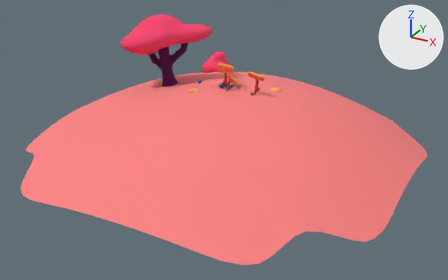
Renders of the Blender file assets/models/mainMenu.blend from each side of a commit.
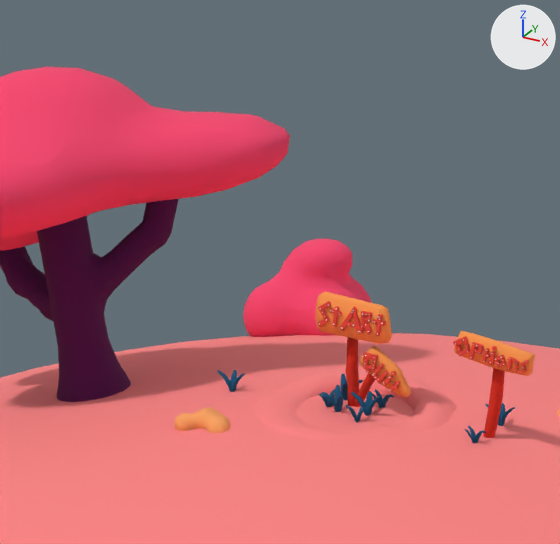
Each version is shown whole from a 50 mm camera at (41.4, -75.6, 32.7) aimed at (1.3, -2.7, -3.7), then close up on the part from 33% to 60% of the width and 0% to 42% of the height. The axes (+X, +Y, +Z) are drawn at upper right. The lights are the same throughout.

The first close-up shows 'Bush1', 'Collection', 'Collection.010', 'OptionSignSign', 'Options', 'Planet', 'Poles', 'Poles.001', 'QuitSignSign', 'Start', 'StartSignSign', 'Tree1'.
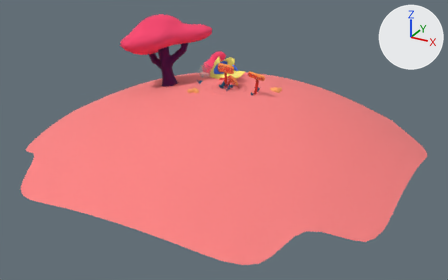
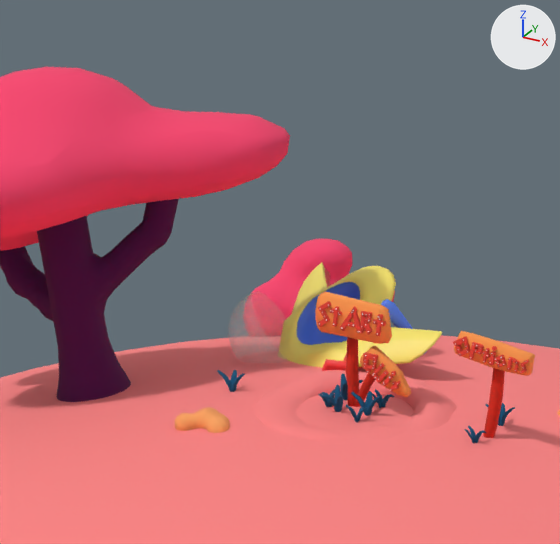
Commit message: added crashed ship to main menu

Where the change shows, as pixel boxes [x1, y1, x2, y2] in the close-ups (560 x 544 px):
'crashed_ship', added
    after: [228, 262, 443, 371]
    faces in mat_vertex_color: [279, 262, 443, 371]
    faces in mat_glass (white #e7e7e7): [228, 291, 289, 364]

Diff of the bpy script that builds the scene:
```diff
--- a/assets/models/mainMenu.blend.py
+++ b/assets/models/mainMenu.blend.py
@@ img_face_png @@
+img_face_png = load_image('face.png', '_unpacked/face.png', 512, 512, 'sRGB')
@@ mat_vertex_color @@
+mat_vertex_color = bpy.data.materials.new('vertex_color')
+mat_vertex_color.use_nodes = True; mat_vertex_color.node_tree.nodes.clear()
+_N = mat_vertex_color.node_tree.nodes; _L = mat_vertex_color.node_tree.links
+n0 = _N.new('ShaderNodeBsdfPrincipled'); n0.name = 'Principled BSDF'
+n0.distribution = 'GGX'
+n0.subsurface_method = 'BURLEY'
+n1 = _N.new('ShaderNodeOutputMaterial'); n1.name = 'Material Output'
+n2 = _N.new('ShaderNodeVertexColor'); n2.name = 'Vertex Color'
+n2.layer_name = 'Col'
+_L.new(n0.outputs[0], n1.inputs[0])  # 'BSDF' to 'Surface'
+_L.new(n2.outputs[0], n0.inputs[0])  # 'Color' to 'Base Color'
@@ mat_glass @@
+mat_glass = principled_material('glass')
+mat_glass.base_color = (0.8, 0.8, 0.8)  # white #e7e7e7
+mat_glass.alpha = 0.267
+mat_glass.specular_ior_level = 0.845
@@ mat_material_004 @@
+mat_material_004 = principled_material('Material.004')
+mat_material_004.texture = img_face_png  # with its transparency
+mat_material_004.roughness = 1.0
+mat_material_004.specular_ior_level = 1.0
@@ me_crashed_ship @@
+me_crashed_ship.from_pydata(...)  # 979 vertices, 993 faces; spans x -4.6..4.6, y -2.38..3.19, z -1.27..3.09
+# faces by material slot: [704, 288, 1]
+me_crashed_ship.materials.append(mat_vertex_color)
+me_crashed_ship.materials.append(mat_glass)  # white #e7e7e7
+me_crashed_ship.materials.append(mat_material_004)  # picture img_face_png
@@ ob_crashed_ship @@
+ob_crashed_ship = bpy.data.objects.new('crashed_ship', me_crashed_ship)
+ob_crashed_ship.location = (-3.15, 5.73, 3.65)
+ob_crashed_ship.rotation_euler = (-0.731, 0.0, 2.526)  # degrees (-42, 0, 145)
```
